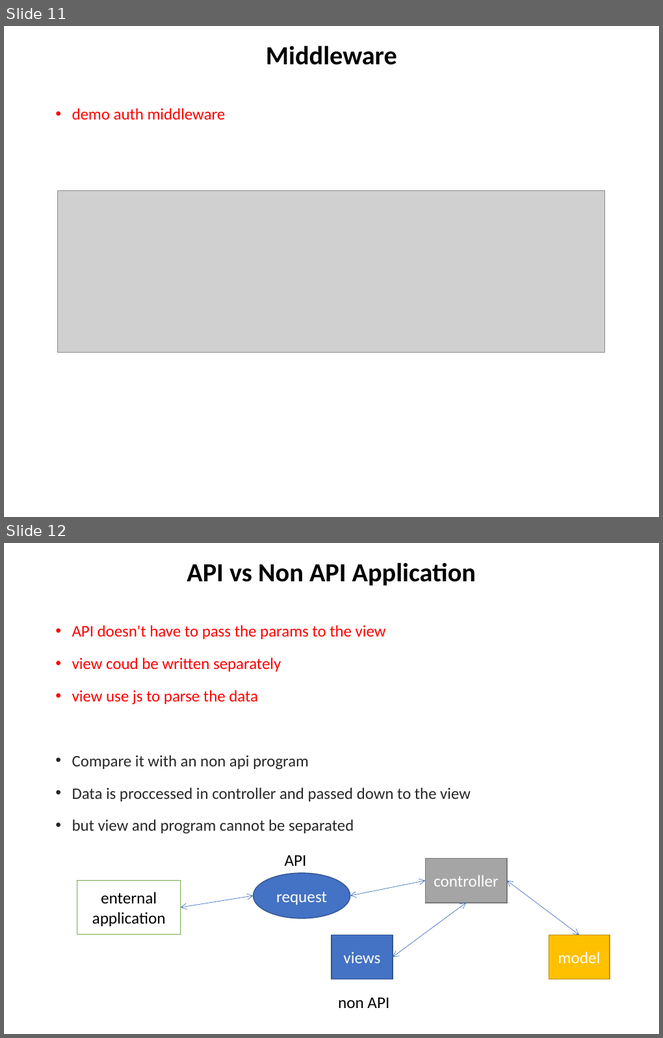
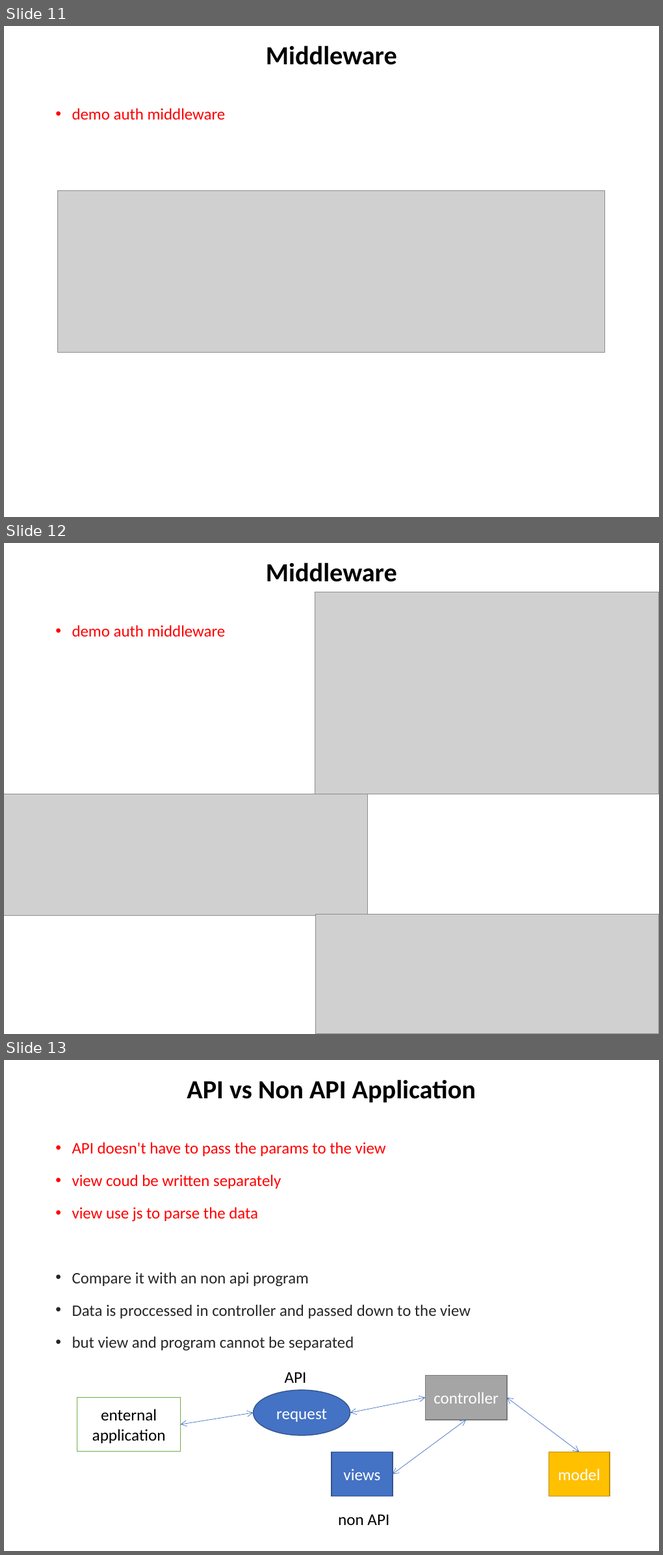
Before and after one commit to chuacw/SGUS-Slides, a slide deck: BCI - Batch2 - Day8 - Node & Express 2.pptx. Shown one above the other, each under a label of ours: slides 11 and 12 before the commit, slides 11, 12 and 13 after it. The pictures are 663x1038 and 663x1555 pixels, drawn with LibreOffice and Linux fonts; fonts in the diff are those of the drawing; grey boxes stand for pictures. Boxes give left, top, right and bottom in pixels: in the first picture for what was removed or moved away, otherwise in the second. Text is boxed around its words. In the diff, an @@ line names an element or a change of style, - is before the commit and + after.

Commit message:
day 8 update

```diff
--- a/BCI - Batch2 - Day8 - Node & Express 2.pptx
+++ b/BCI - Batch2 - Day8 - Node & Express 2.pptx
@@ slide 12 added at (4, 543, 659, 1034), background #FFFFFF @@
@@ title added at (266, 563, 397, 582), 28.8 pt, text #000000, bold @@
+Middleware
@@ picture added at (315, 592, 659, 795) @@
@@ text added at (72, 625, 226, 637), 17.8 pt, text #FF0000 @@
+• demo auth middleware
@@ picture added at (4, 795, 367, 916) @@
@@ picture added at (316, 915, 659, 1034) @@
@@ what was slide 12 is now slide 13 @@
```
